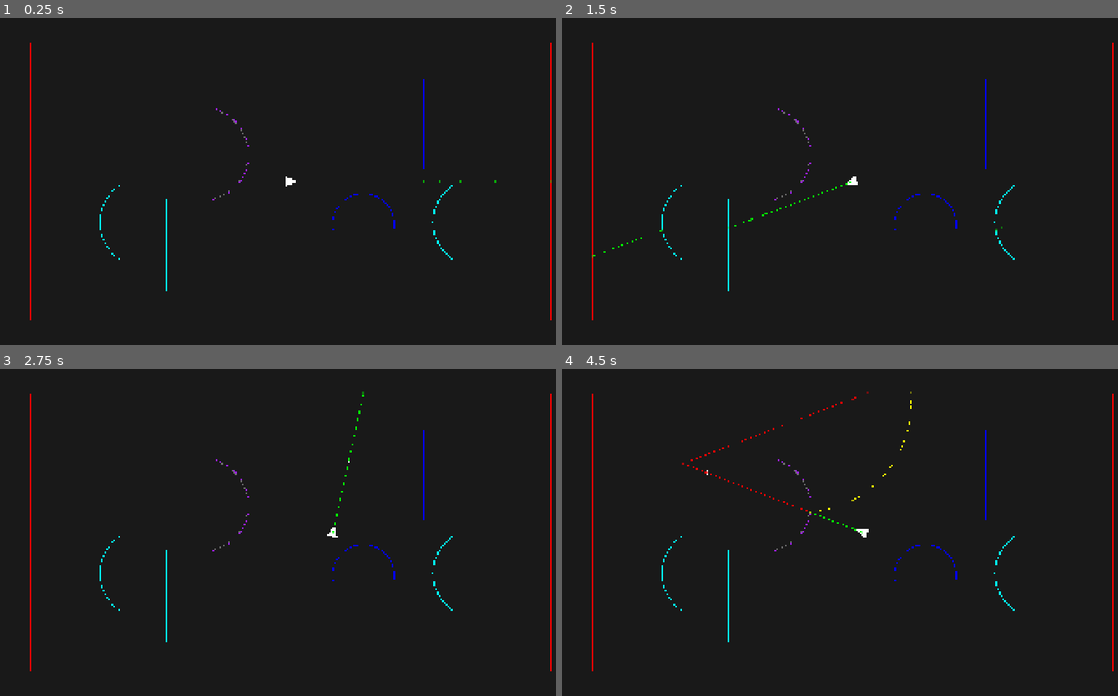
Above: before the commit, frames 1-4 (two rows, left to right).
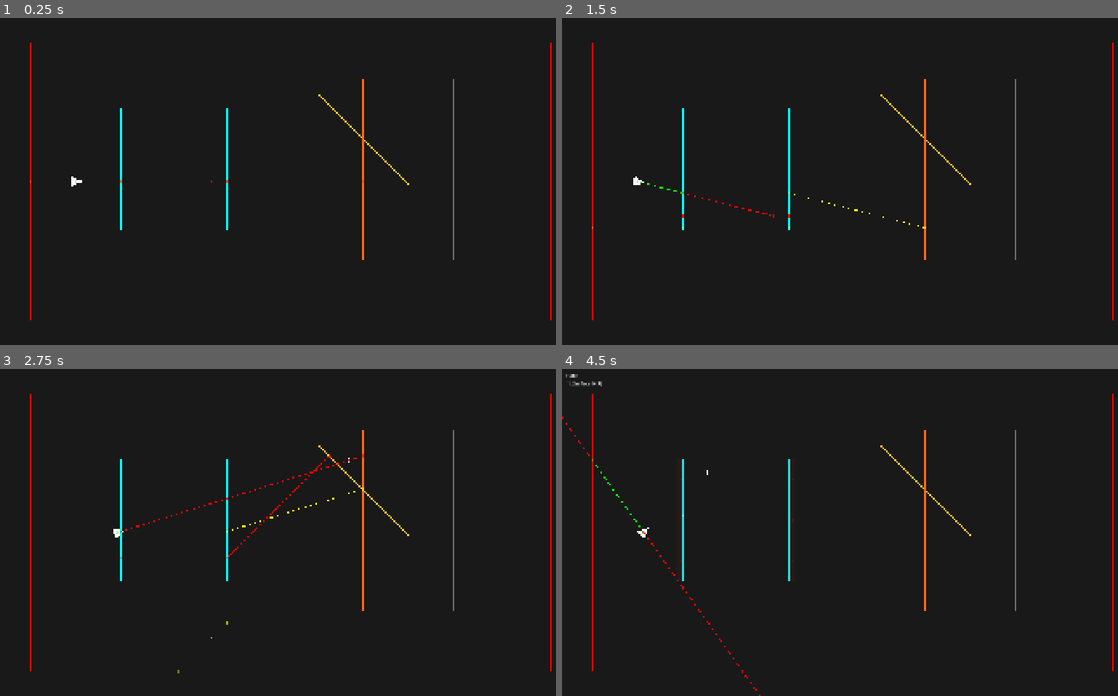
Above: after the commit, the same moments.

Repository: AlonKellner-RedHat/ricochet-game-v2
Game: Godot game, scene res://scenes/playground/projective.tscn
Same seed, same stepped clock (60 frames per second), same inputs: the game is played once before the commit and once after it. Before the commit the project starts from res://scenes/playground/portals.tscn.
Inputs (mouse positions are in pixels of both pictures, inside the frame that each line leads up to):
- Up to frame 1 (0.25 s): no input
- Up to frame 2 (1.5 s): tap Enter at 0.5 s; move the mouse to (979, 165) at 0.52 s; hold D (move_right) 0.53-1.25 s; hold Space (fire) 0.53-1.25 s; click (979, 165) at 0.67 s; drag from (734, 197) to (823, 246) at 1.27 s
- Up to frame 3 (2.75 s): tap Enter at 2 s; move the mouse to (350, 460) at 2.02 s; hold D (move_right) from 2.03 s (still down); tap Alt at 2.1 s
- Up to frame 4 (4.5 s): release D (move_right) at 2.75 s; drag from (823, 597) to (678, 483) at 2.77 s; tap Space (fire) at 3.5 s; move the mouse to (1029, 581) at 3.52 s; hold A (move_left) 3.53-4.25 s; tap Tab at 3.6 s; drag from (678, 483) to (767, 450) at 4.27 s

The runs differ from the first frame. In frame 1, 1.2% of the frame differs, in the area x 5-100%, y 18-84%; in frame 2, 1.3%; in frame 3, 1.4%; in frame 4, 1.7%, in the area x 0-82%, y 1-100%.

Commit message:
Line normal projection with through/back modes (Stage 73)
Add LineNormalProjection projective effect: ray exits perpendicular to
surface, independent of incoming direction. Through mode exits opposite
side (yellow-orange), back mode exits same side (red-orange). 15 tests,
783 total, 0 failures.

Co-Authored-By: Claude Opus 4.6 <noreply@anthropic.com>

Diff:
--- a/project.godot
+++ b/project.godot
@@ -11,7 +11,7 @@
 [application]
 
 config/name="Ricochet Game v2"
-run/main_scene="res://scenes/playground/portals.tscn"
+run/main_scene="res://scenes/playground/projective.tscn"
 config/features=PackedStringArray("4.6", "Forward Plus")
 
 [display]
--- /dev/null
+++ b/scenes/playground/projective.tscn
@@ -0,0 +1,43 @@
+[gd_scene load_steps=8 format=3]
+
+[ext_resource type="PackedScene" path="res://scenes/player.tscn" id="1"]
+[ext_resource type="Script" path="res://scripts/game/level_settings.gd" id="2"]
+[ext_resource type="Script" path="res://scripts/game/cursor.gd" id="3"]
+[ext_resource type="Script" path="res://scripts/visual/path_renderer.gd" id="4"]
+[ext_resource type="Script" path="res://scripts/game/arrow_animator.gd" id="5"]
+[ext_resource type="Script" path="res://scripts/game/game_manager.gd" id="6"]
+[ext_resource type="Script" path="res://scripts/game/plan_hud.gd" id="7"]
+
+[node name="Main" type="Node2D"]
+script = ExtResource("2")
+gravity = Vector2(0, 0)
+room_rect = Rect2(100, 80, 1720, 920)
+build_room = true
+normal_projection_lines = Array[Vector4]([Vector4(700, 200, 700, 800), Vector4(1050, 250, 1350, 550)])
+normal_projection_back_lines = Array[Vector4]([Vector4(1200, 200, 1200, 800)])
+mirror_lines = [Vector4(1500, 200, 1500, 800)]
+portal_lines = PackedFloat64Array(400, 300, 400, 700, 0, 350, 0)
+
+[node name="Background" type="ColorRect" parent="."]
+offset_right = 1920.0
+offset_bottom = 1080.0
+color = Color(0.1, 0.1, 0.1, 1)
+
+[node name="Player" parent="." instance=ExtResource("1")]
+position = Vector2(250, 540)
+
+[node name="Cursor" type="Node2D" parent="."]
+script = ExtResource("3")
+
+[node name="PathRenderer" type="Node2D" parent="."]
+script = ExtResource("4")
+
+[node name="ArrowAnimator" type="Node2D" parent="."]
+z_index = 30
+script = ExtResource("5")
+
+[node name="GameManager" type="Node" parent="."]
+script = ExtResource("6")
+
+[node name="PlanHUD" type="Control" parent="."]
+script = ExtResource("7")
--- a/scripts/game/level_settings.gd
+++ b/scripts/game/level_settings.gd
@@ -13,6 +13,8 @@
 @export var inversion_left_arcs: PackedFloat64Array = PackedFloat64Array()
 @export var reflective_arcs: PackedFloat64Array = PackedFloat64Array()
 @export var full_reflective_arcs: PackedFloat64Array = PackedFloat64Array()
+@export var normal_projection_lines: Array[Vector4] = []
+@export var normal_projection_back_lines: Array[Vector4] = []
 @export var portal_lines: PackedFloat64Array = PackedFloat64Array()
 @export var portal_arcs: PackedFloat64Array = PackedFloat64Array()
 
@@ -66,6 +68,16 @@
 		var reflection := ReflectionEffect.new(carrier)
 		var surf := Surface.new(seg, SideConfig.new(reflection, true), SideConfig.new(reflection, true), false, false)
 		_add_surface(surf, "FullReflArc")
+	for line_def in normal_projection_lines:
+		var seg := _seg_from_v4(line_def)
+		var projection := LineNormalProjection.new()
+		var surf := Surface.new(seg, SideConfig.new(projection, true), SideConfig.new(projection, true), false, false)
+		_add_surface(surf, "Projection")
+	for line_def in normal_projection_back_lines:
+		var seg := _seg_from_v4(line_def)
+		var projection := LineNormalProjection.new(true)
+		var surf := Surface.new(seg, SideConfig.new(projection, true), SideConfig.new(projection, true), false, false)
+		_add_surface(surf, "ProjectionBack")
 	for i in range(0, portal_lines.size(), 7):
 		var seg := Segment.from_coords(
 			Vector2(portal_lines[i], portal_lines[i + 1]),
--- a/scripts/math/effects/effect.gd
+++ b/scripts/math/effects/effect.gd
@@ -21,6 +21,12 @@
 func get_tracked_transform() -> TrackedTransform:
 	return TrackedTransform.identity()
 
+func apply_forward(_hit_point: Vector2, _segment: Segment, _side: int) -> Ray:
+	return null
+
+func back_propagate(_target: Vector2, _segment: Segment) -> Variant:
+	return null
+
 func normalized(_carrier: GeneralizedCircle) -> Effect:
 	return self
 
--- /dev/null
+++ b/scripts/math/effects/line_normal_projection.gd
@@ -0,0 +1,39 @@
+class_name LineNormalProjection
+extends Effect
+
+var _project_back: bool
+
+func _init(project_back: bool = false) -> void:
+	_project_back = project_back
+
+func kind() -> int:
+	return Kind.PROJECTIVE
+
+func apply_forward(hit_point: Vector2, segment: Segment, side: int) -> Ray:
+	var carrier := segment.get_carrier()
+	var normal := Vector2(carrier.b, carrier.c).normalized()
+	var normal_side := segment.determine_side(hit_point + normal)
+	var normal_toward_entry := (normal_side == side)
+	if _project_back:
+		normal_toward_entry = not normal_toward_entry
+	var exit_dir := -normal if normal_toward_entry else normal
+	var direction := Direction.from_coords(hit_point, hit_point + exit_dir)
+	return Ray.from_coords(hit_point, direction)
+
+func back_propagate(target: Vector2, segment: Segment) -> Variant:
+	var carrier := segment.get_carrier()
+	var normal := Vector2(carrier.b, carrier.c)
+	var n_sq := normal.length_squared()
+	if n_sq == 0.0:
+		return null
+	var dist := carrier.evaluate(target) / n_sq
+	var projected := target - normal * dist
+	if Intersection.is_on_segment(projected, segment):
+		return projected
+	return null
+
+func get_display_name() -> String:
+	return "line_normal_back" if _project_back else "line_normal"
+
+func get_display_color() -> Color:
+	return Color(1.0, 0.4, 0.1) if _project_back else Color(1.0, 0.8, 0.2)
--- a/scripts/math/tracer.gd
+++ b/scripts/math/tracer.gd
@@ -315,6 +315,27 @@
 								s.plan_matched = false
 						else:
 							s.plan_matched = false
+					Effect.Kind.PROJECTIVE:
+						var visual_hit := s.frame.apply(hp.point.coords)
+						var phys_cfg := orig_surf.active_side_config(lookup_side, s.state_copy)
+						var out_ray: Ray = phys_cfg.effect.apply_forward(visual_hit, orig_surf.segment, lookup_side)
+						s.transform_stack.clear()
+						s.transform_sources.clear()
+						s.ray = out_ray
+						s.origin_on_surface = orig_surf
+						s.portal_gap_pending = false
+						s.frame_dirty = true
+						if fully_blocked:
+							s.step_left_blocked = false
+							s.step_right_blocked = false
+						if s.plan_index < plan_entries.size():
+							if orig_surf.id == plan_entries[s.plan_index].surface_id:
+								s.plan_index += 1
+							else:
+								s.plan_matched = false
+						else:
+							s.plan_matched = false
+						return 1
 	elif s.current_mode == TraceMode.PLANNED:
 		if orig_surf and s.plan_index < plan_entries.size():
 			var entry: PlanManager.PlanEntry = plan_entries[s.plan_index]
--- /dev/null
+++ b/tests/test_stage73_line_normal_projection.gd
@@ -0,0 +1,272 @@
+extends GutTest
+
+const H := preload("res://tests/test_helpers.gd")
+const TOL := Vector2(1.0, 1.0)
+
+func before_each() -> void:
+	H.reset_counters()
+
+# --- Helpers ---
+
+func _vertical_seg(x: float) -> Segment:
+	return Segment.from_coords(Vector2(x, 100), Vector2(x, 500), Vector2(x, 300))
+
+func _horizontal_seg(y: float) -> Segment:
+	return Segment.from_coords(Vector2(100, y), Vector2(500, y), Vector2(300, y))
+
+func _projective_surface(seg: Segment, project_back: bool = false) -> Surface:
+	var effect := LineNormalProjection.new(project_back)
+	var config := SideConfig.new(effect, true)
+	return Surface.new(seg, config, config, false, false)
+
+func _room_walls() -> Array:
+	return [
+		H.wall(0),
+		H.wall(800),
+		RoomBuilder.create_block_surface(Vector2(0, 0), Vector2(800, 0), Vector2(400, 0)),
+		RoomBuilder.create_block_surface(Vector2(0, 600), Vector2(800, 600), Vector2(400, 600)),
+	]
+
+func _trace(origin: Vector2, cursor: Vector2, surfaces: Array) -> Tracer.TracedPath:
+	var aim := Direction.from_coords(origin, cursor)
+	return Tracer.trace(origin, aim, surfaces, GameState.new(),
+		null, -1.0, Tracer.TraceMode.PHYSICAL, Tracer.TraceMode.PHYSICAL, [], null, cursor)
+
+# --- Test 1: apply_forward on vertical line ---
+
+func test_stage73_apply_forward_vertical_line() -> void:
+	var seg := _vertical_seg(250.0)
+	var effect := LineNormalProjection.new()
+	var hit_point := Vector2(250, 200)
+	var result := effect.apply_forward(hit_point, seg, Side.Value.LEFT)
+	assert_not_null(result, "apply_forward should return a Ray")
+	assert_almost_eq(result.origin.coords, hit_point, TOL,
+		"Origin should be at hit point")
+	var dir_vec := result.direction.to_normalized()
+	assert_almost_eq(absf(dir_vec.x), 1.0, 0.01,
+		"Direction should be horizontal (|x| = 1)")
+	assert_almost_eq(dir_vec.y, 0.0, 0.01,
+		"Direction should be horizontal (y = 0)")
+
+# --- Test 2: direction is perpendicular to surface ---
+
+func test_stage73_apply_forward_direction_is_perpendicular() -> void:
+	var effect := LineNormalProjection.new()
+	# Vertical line -> horizontal output
+	var v_seg := _vertical_seg(250.0)
+	var v_result := effect.apply_forward(Vector2(250, 200), v_seg, Side.Value.LEFT)
+	var v_dir := v_result.direction.to_normalized()
+	var v_line_dir := Vector2(0, 1)
+	assert_almost_eq(absf(v_dir.dot(v_line_dir)), 0.0, 0.01,
+		"Vertical line: output should be perpendicular to line direction")
+	# Horizontal line -> vertical output
+	var h_seg := _horizontal_seg(300.0)
+	var h_result := effect.apply_forward(Vector2(200, 300), h_seg, Side.Value.LEFT)
+	var h_dir := h_result.direction.to_normalized()
+	var h_line_dir := Vector2(1, 0)
+	assert_almost_eq(absf(h_dir.dot(h_line_dir)), 0.0, 0.01,
+		"Horizontal line: output should be perpendicular to line direction")
+
+# --- Test 3: back_propagate within segment ---
+
+func test_stage73_back_propagate_within_segment() -> void:
+	var seg := _vertical_seg(250.0)
+	var effect := LineNormalProjection.new()
+	var result = effect.back_propagate(Vector2(400, 300), seg)
+	assert_not_null(result, "Should return projected point within segment")
+	assert_almost_eq(result, Vector2(250, 300), TOL,
+		"Projection of (400,300) onto x=250 should be (250,300)")
+
+# --- Test 4: back_propagate outside segment ---
+
+func test_stage73_back_propagate_outside_segment() -> void:
+	var seg := _vertical_seg(250.0)
+	var effect := LineNormalProjection.new()
+	var result = effect.back_propagate(Vector2(400, 600), seg)
+	assert_null(result, "Should return null when projection falls outside segment")
+
+# --- Test 5: S10 - frame resets to identity after projective hit ---
+
+func test_stage73_S10_frame_resets_to_identity() -> void:
+	var surfaces := _room_walls()
+	# Portal pair to change frame from identity before hitting projective
+	var source_seg := Segment.from_coords(
+		Vector2(200, 100), Vector2(200, 500), Vector2(200, 300))
+	var portal_data := RigidMotionEffect.create_portal_pair(source_seg, 0.0, Vector2(100, 0))
+	var src_cfg := SideConfig.new(portal_data.source_effect, true)
+	var tgt_cfg := SideConfig.new(portal_data.target_effect, true)
+	var source_surf := Surface.new(source_seg, src_cfg, src_cfg, false, false)
+	var target_surf := Surface.new(portal_data.target_segment, tgt_cfg, tgt_cfg, false, false)
+	surfaces.append(source_surf)
+	surfaces.append(target_surf)
+	# Projective surface after portal exit
+	var proj_seg := _vertical_seg(500.0)
+	var proj_surf := _projective_surface(proj_seg)
+	surfaces.append(proj_surf)
+	# Horizontal trace through portal then projective
+	var path := _trace(Vector2(50, 300), Vector2(750, 300), surfaces)
+	# Find the step hitting the projective surface
+	var found_post_projective := false
+	for i in range(path.steps.size()):
+		var step: Tracer.Step = path.steps[i]
+		if step.surface_id == proj_surf.id:
+			if i + 1 < path.steps.size():
+				var post_step: Tracer.Step = path.steps[i + 1]
+				assert_eq(post_step.frame_id, MobiusTransform.IDENTITY_ID,
+					"Frame should reset to identity after projective hit")
+				found_post_projective = true
+			break
+	assert_true(found_post_projective, "Should have a step after the projective surface")
+
+# --- Test 6: new direction created ---
+
+func test_stage73_new_direction_created() -> void:
+	var seg := _vertical_seg(250.0)
+	var effect := LineNormalProjection.new()
+	var incoming_dir := Direction.from_coords(Vector2(100, 100), Vector2(250, 200))
+	var result := effect.apply_forward(Vector2(250, 200), seg, Side.Value.LEFT)
+	assert_ne(result.direction, incoming_dir,
+		"Outgoing Direction should be a new object, not the incoming")
+	var out_dir := result.direction.to_normalized()
+	assert_almost_eq(absf(out_dir.dot(Vector2(0, 1))), 0.0, 0.01,
+		"Outgoing direction should be perpendicular to vertical line")
+
+# --- Test 7: trace through projective surface ---
+
+func test_stage73_trace_through_projective_surface() -> void:
+	var surfaces := _room_walls()
+	var proj_seg := _vertical_seg(400.0)
+	var proj_surf := _projective_surface(proj_seg)
+	surfaces.append(proj_surf)
+	# Diagonal approach: player at (100, 200) aiming at (700, 400)
+	var path := _trace(Vector2(100, 200), Vector2(700, 400), surfaces)
+	assert_gt(path.steps.size(), 1, "Should have multiple steps")
+	# Find the projective surface hit and check the post-projection step
+	var post_proj_idx := -1
+	for i in range(path.steps.size()):
+		var step: Tracer.Step = path.steps[i]
+		if step.surface_id == proj_surf.id:
+			post_proj_idx = i + 1
+			break
+	assert_gt(post_proj_idx, 0, "Should find the projective surface hit")
+	assert_lt(post_proj_idx, path.steps.size(), "Should have a step after projective")
+	if post_proj_idx > 0 and post_proj_idx < path.steps.size():
+		var post_step: Tracer.Step = path.steps[post_proj_idx]
+		var step_dir := (post_step.end - post_step.start).normalized()
+		assert_almost_eq(absf(step_dir.y), 0.0, 0.05,
+			"Post-projection step should be horizontal (perpendicular to vertical line)")
+		assert_eq(post_step.frame_id, MobiusTransform.IDENTITY_ID,
+			"Frame should be identity after projective hit")
+
+# --- Test 8: orange rendering ---
+
+func test_stage73_orange_rendering() -> void:
+	var effect := LineNormalProjection.new()
+	assert_eq(effect.get_display_color(), Color(1.0, 0.8, 0.2),
+		"Projective surface should render in orange")
+	assert_eq(effect.get_display_name(), "line_normal",
+		"Display name should be 'line_normal'")
+
+# --- Test 9: S16 - no NaN/Inf ---
+
+func test_stage73_S16_no_nan_inf() -> void:
+	var seg := _vertical_seg(250.0)
+	var effect := LineNormalProjection.new()
+	var ray := effect.apply_forward(Vector2(250, 200), seg, Side.Value.LEFT)
+	assert_false(is_nan(ray.origin.coords.x), "origin.x should not be NaN")
+	assert_false(is_nan(ray.origin.coords.y), "origin.y should not be NaN")
+	assert_false(is_inf(ray.origin.coords.x), "origin.x should not be Inf")
+	assert_false(is_inf(ray.origin.coords.y), "origin.y should not be Inf")
+	var dir := ray.direction.to_normalized()
+	assert_false(is_nan(dir.x), "direction.x should not be NaN")
+	assert_false(is_nan(dir.y), "direction.y should not be NaN")
+	var proj = effect.back_propagate(Vector2(400, 300), seg)
+	if proj != null:
+		assert_false(is_nan(proj.x), "back_propagate x should not be NaN")
+		assert_false(is_nan(proj.y), "back_propagate y should not be NaN")
+
+# --- Test 10: project_back exits on same side ---
+
+func test_stage73_project_back_exits_same_side() -> void:
+	var seg := _vertical_seg(250.0)
+	var through := LineNormalProjection.new(false)
+	var back := LineNormalProjection.new(true)
+	var hit := Vector2(250, 200)
+	var through_dir := through.apply_forward(hit, seg, Side.Value.LEFT).direction.to_normalized()
+	var back_dir := back.apply_forward(hit, seg, Side.Value.LEFT).direction.to_normalized()
+	assert_almost_eq(through_dir.x + back_dir.x, 0.0, 0.01,
+		"Through and back should have opposite x directions")
+	assert_almost_eq(through_dir.y, 0.0, 0.01, "Through should be horizontal")
+	assert_almost_eq(back_dir.y, 0.0, 0.01, "Back should be horizontal")
+
+# --- Test 11: project_back is still perpendicular ---
+
+func test_stage73_project_back_perpendicular() -> void:
+	var back := LineNormalProjection.new(true)
+	# Vertical line -> horizontal output
+	var v_seg := _vertical_seg(250.0)
+	var v_dir := back.apply_forward(Vector2(250, 200), v_seg, Side.Value.LEFT).direction.to_normalized()
+	assert_almost_eq(absf(v_dir.dot(Vector2(0, 1))), 0.0, 0.01,
+		"Back on vertical line: output perpendicular to line direction")
+	# Horizontal line -> vertical output
+	var h_seg := _horizontal_seg(300.0)
+	var h_dir := back.apply_forward(Vector2(200, 300), h_seg, Side.Value.LEFT).direction.to_normalized()
+	assert_almost_eq(absf(h_dir.dot(Vector2(1, 0))), 0.0, 0.01,
+		"Back on horizontal line: output perpendicular to line direction")
+
+# --- Test 12: project_back color is DARK_ORANGE ---
+
+func test_stage73_project_back_color_dark_orange() -> void:
+	var back := LineNormalProjection.new(true)
+	var through := LineNormalProjection.new(false)
+	assert_eq(back.get_display_color(), Color(1.0, 0.4, 0.1),
+		"Back-projection should render DARK_ORANGE")
+	assert_eq(through.get_display_color(), Color(1.0, 0.8, 0.2),
+		"Through-projection should still render ORANGE")
+
+# --- Test 13: project_back display name ---
+
+func test_stage73_project_back_display_name() -> void:
+	var back := LineNormalProjection.new(true)
+	assert_eq(back.get_display_name(), "line_normal_back",
+		"Back-projection display name should be 'line_normal_back'")
+
+# --- Test 14: project_back trace exits on same side ---
+
+func test_stage73_project_back_trace() -> void:
+	var surfaces := _room_walls()
+	var proj_seg := _vertical_seg(400.0)
+	var proj_surf := _projective_surface(proj_seg, true)
+	surfaces.append(proj_surf)
+	# Player at (100, 300) approaches from RIGHT side (x < 400)
+	var path := _trace(Vector2(100, 300), Vector2(700, 450), surfaces)
+	assert_gt(path.steps.size(), 1, "Should have multiple steps")
+	var post_proj_idx := -1
+	for i in range(path.steps.size()):
+		if path.steps[i].surface_id == proj_surf.id:
+			post_proj_idx = i + 1
+			break
+	assert_gt(post_proj_idx, 0, "Should find the projective surface hit")
+	assert_lt(post_proj_idx, path.steps.size(), "Should have a step after projective")
+	if post_proj_idx > 0 and post_proj_idx < path.steps.size():
+		var post_step: Tracer.Step = path.steps[post_proj_idx]
+		var step_dir := (post_step.end - post_step.start).normalized()
+		assert_almost_eq(absf(step_dir.y), 0.0, 0.05,
+			"Post-back-projection should be horizontal (perpendicular)")
+		assert_lt(step_dir.x, 0.0,
+			"Post-back-projection should go back toward entry side (negative x)")
+
+# --- Test 15: default constructor is through-projection (backward compat) ---
+
+func test_stage73_default_is_through() -> void:
+	var effect := LineNormalProjection.new()
+	assert_eq(effect.get_display_color(), Color(1.0, 0.8, 0.2),
+		"Default should be through-projection (ORANGE)")
+	assert_eq(effect.get_display_name(), "line_normal",
+		"Default display name should be 'line_normal'")
+	var seg := _vertical_seg(250.0)
+	var through_explicit := LineNormalProjection.new(false)
+	var dir_default := effect.apply_forward(Vector2(250, 200), seg, Side.Value.LEFT).direction.to_normalized()
+	var dir_explicit := through_explicit.apply_forward(Vector2(250, 200), seg, Side.Value.LEFT).direction.to_normalized()
+	assert_almost_eq(dir_default, dir_explicit, Vector2(0.01, 0.01),
+		"Default and explicit false should produce same direction")
